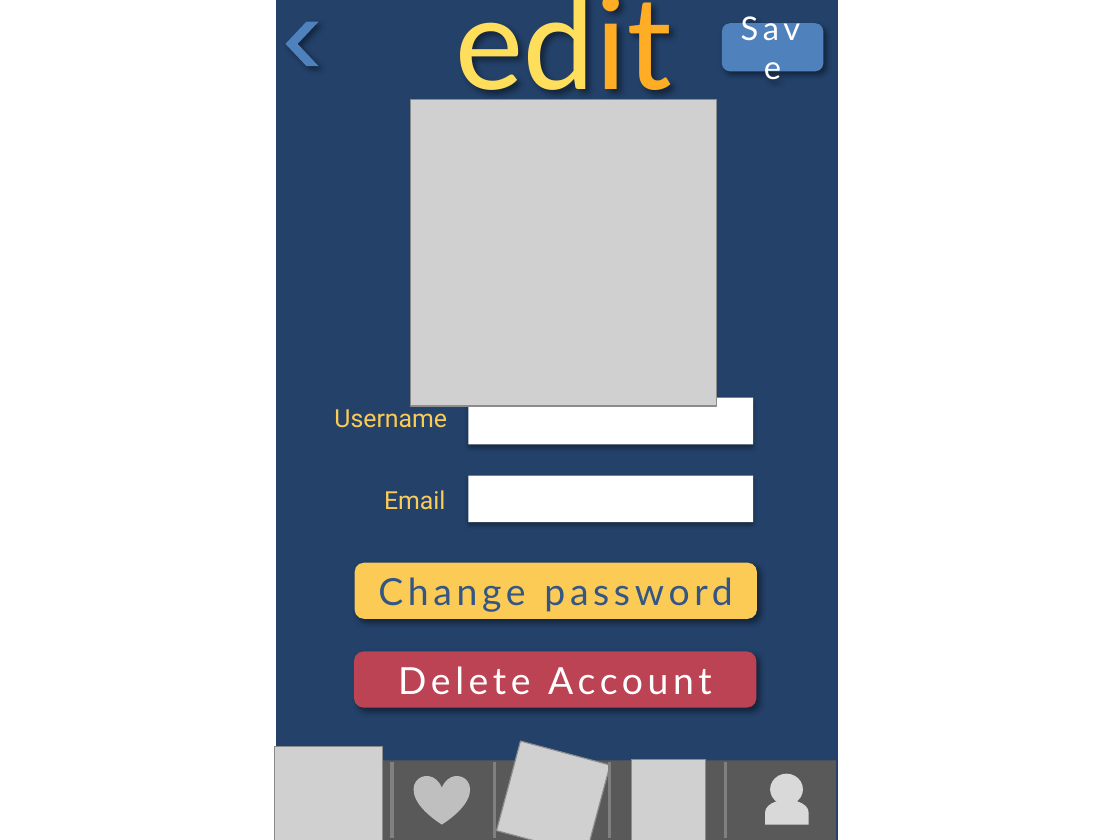
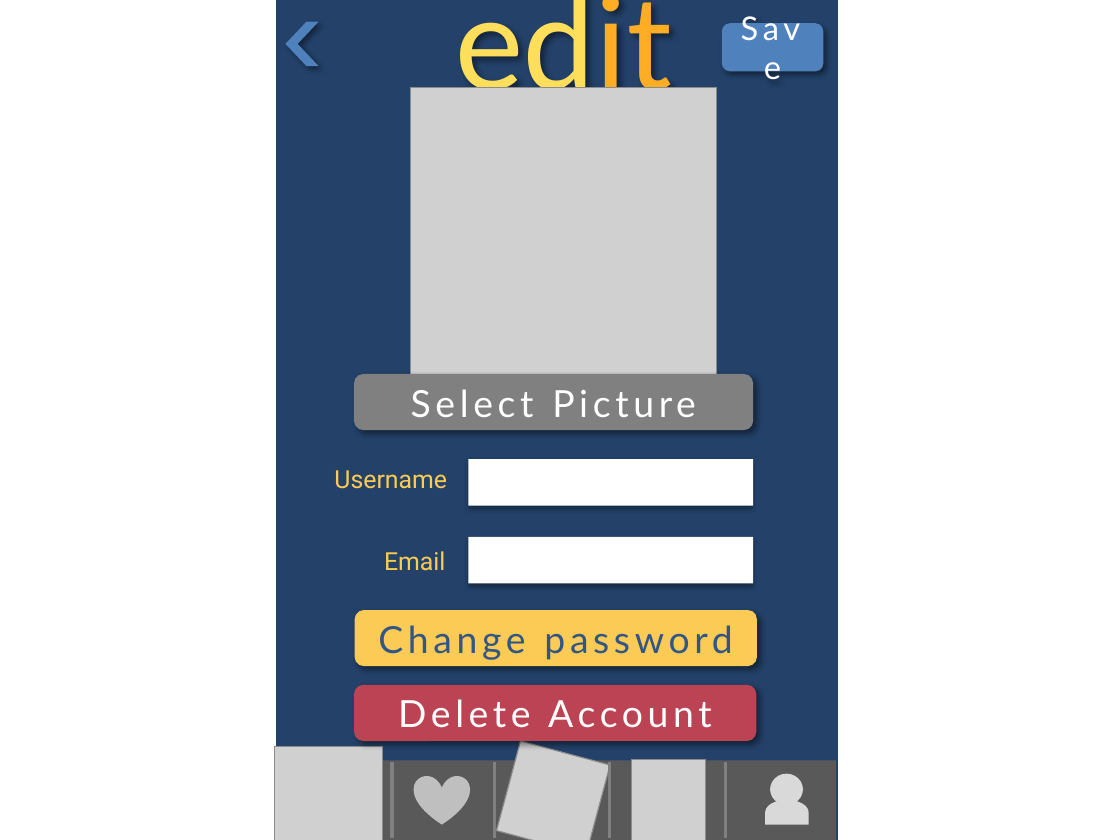
Before and after one commit to asciidaitoon/HanDIYcraft, a slide deck: slide 69 of GUI/HanDIYcraft-Mobile Detailed GUI Design-V.1.0.pptx (slide 67 before the commit). Drawn at 1120x840 pixels with LibreOffice and Linux fonts; fonts in the diff are those of the drawing; grey boxes stand for pictures. Boxes give left, top, right and bottom in pixels: in the first picture for what was removed or moved away, otherwise in the second. Text is boxed around its words. In the diff, an @@ line names an element or a change of style, - is before the commit and + after.

```diff
--- a/GUI/HanDIYcraft-Mobile Detailed GUI Design-V.1.0.pptx
+++ b/GUI/HanDIYcraft-Mobile Detailed GUI Design-V.1.0.pptx
@@ picture: place and size @@
-picture at bbox=[410, 100, 717, 407]
+picture at bbox=[410, 87, 717, 394]
@@ rounded rectangle added at bbox=[354, 374, 753, 430], fill #808080, 24 pt, text #FFFFFF @@
+Select Picture
@@ 2 texts, 2 rectangles: place and size @@
-2 texts, 2 rectangles at bbox=[334, 398, 753, 523]
+2 texts, 2 rectangles at bbox=[334, 459, 753, 584]
@@ rounded rectangle "Change password": place and size @@
-rounded rectangle "Change password" at bbox=[355, 562, 757, 618]
+rounded rectangle "Change password" at bbox=[355, 610, 757, 666]
@@ rounded rectangle "Delete Account": place and size @@
-rounded rectangle "Delete Account" at bbox=[354, 652, 756, 708]
+rounded rectangle "Delete Account" at bbox=[354, 684, 756, 740]
```
Also in this commit, not shown: 19 other slides changed, 4 slides added, 2 slides removed, 35 other files.
